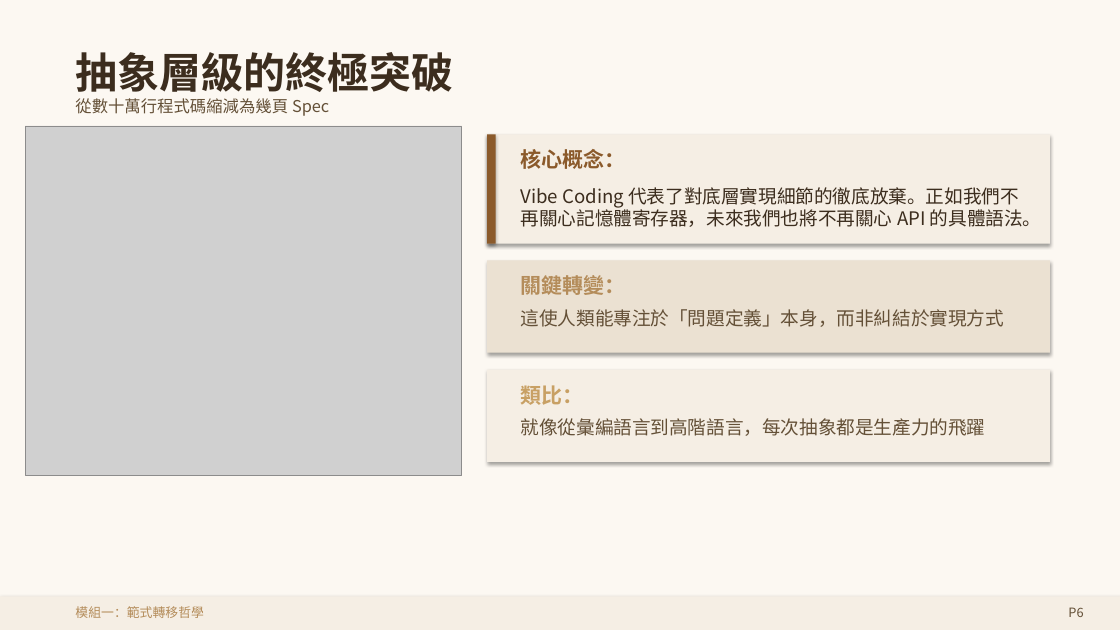
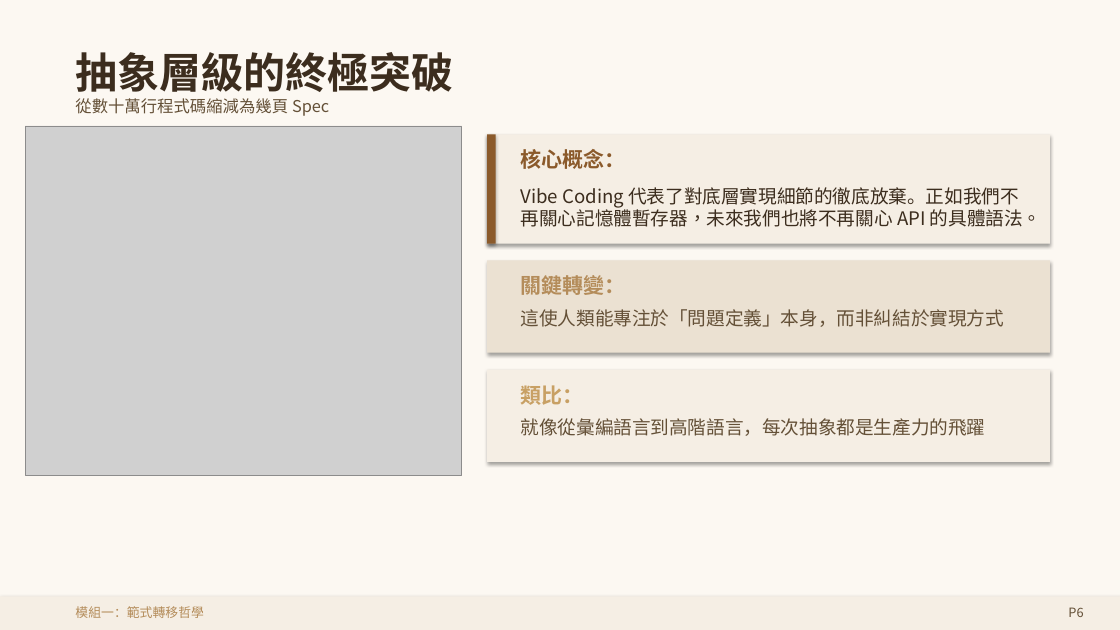
Before and after one commit to joshhu/cht2026vibecoding, a slide deck: slide 7 of Slides/Course02/0201.pptx. Drawn at 1120x630 pixels with LibreOffice and Linux fonts; fonts in the diff are those of the drawing; grey boxes stand for pictures. Boxes give left, top, right and bottom in pixels: in the first picture for what was removed or moved away, otherwise in the second. Text is boxed around its words. In the diff, an @@ line names an element or a change of style, - is before the commit and + after.

```diff
--- a/Slides/Course02/0201.pptx
+++ b/Slides/Course02/0201.pptx
@@ text at (521,187,1042,227): text changed @@
-Vibe Coding 代表了對底層實現細節的徹底放棄。正如我們不再關心記憶體寄存器，未來我們也將不再關心 API 的具體語法。
+Vibe Coding 代表了對底層實現細節的徹底放棄。正如我們不再關心記憶體暫存器，未來我們也將不再關心 API 的具體語法。
```
Also in this commit, not shown: 2 other slides changed, 6 other files.
